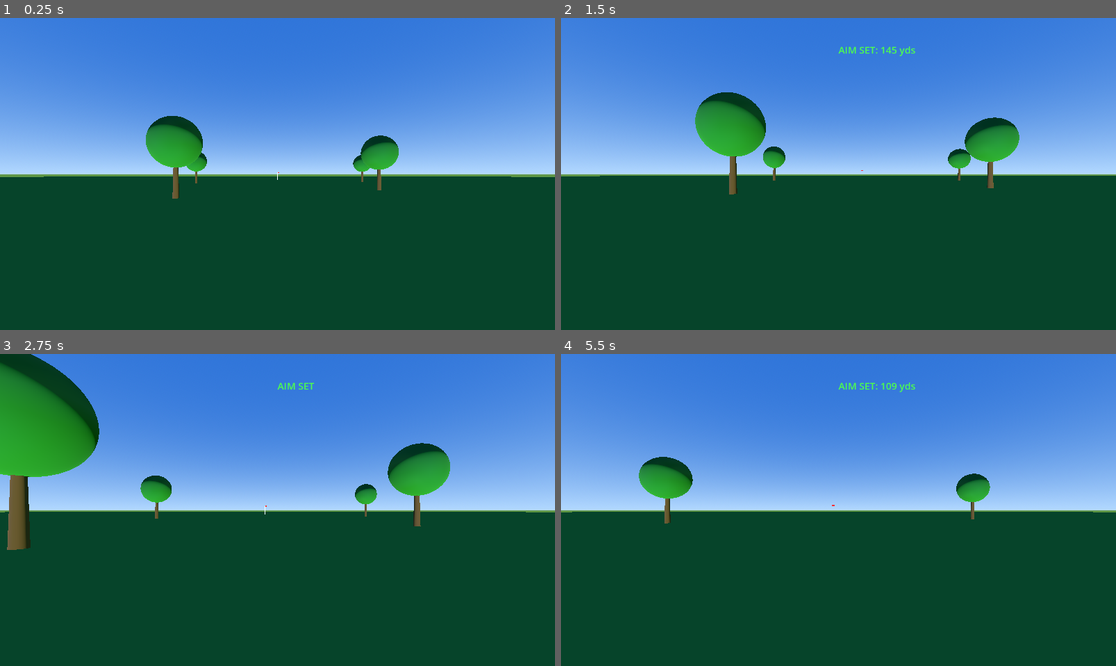
Above: before the commit, frames 1-4 (two rows, left to right).
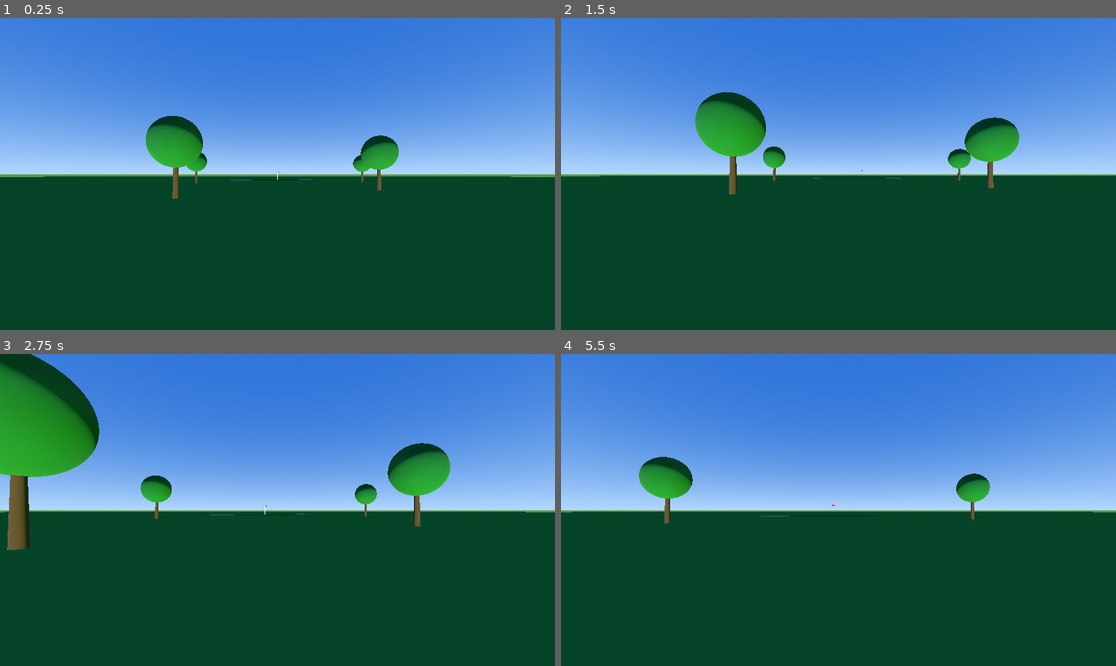
Above: after the commit, the same moments.

Repository: norsiwel/solo-golf
Game: Godot game, scene res://main.tscn
Same seed, same stepped clock (60 frames per second), same inputs: the game is played once before the commit and once after it.
Inputs (mouse positions are in pixels of both pictures, inside the frame that each line leads up to):
- Up to frame 1 (0.25 s): no input
- Up to frame 2 (1.5 s): tap Enter at 0.5 s; move the mouse to (866, 174) at 0.52 s; hold W from 0.53 s (still down); tap V at 0.6, 1.35 s; click (866, 174) at 0.67 s; move the mouse to (810, 174) at 1.27 s; click (810, 174) at 1.42 s
- Up to frame 3 (2.75 s): keep holding W; move the mouse to (288, 503) at 2.02 s; tap V at 2.1 s; click (288, 503) at 2.17 s
- Up to frame 4 (5.5 s): keep holding W; move the mouse to (832, 516) at 2.77 s; tap V every 0.75 s from 2.85 to 5.1 s; click (832, 516) at 2.92 s; move the mouse to (877, 513) at 3.52 s; click (877, 513) at 3.67 s; move the mouse to (794, 506) at 4.27 s; click (794, 506) at 4.42 s; move the mouse to (844, 510) at 5.02 s; click (844, 510) at 5.17 s

The runs differ from the first frame. In frame 1, less than 0.1% of the frame differs, in the area x 41-57%, y 51-53%; in frame 2, 0.2%; in frame 3, less than 0.1%; in frame 4, 0.2%, in the area x 36-64%, y 9-53%.

Commit message:
viewfinder working - hold V aim mouse left click lock release V

Diff:
--- a/main.tscn
+++ b/main.tscn
@@ -51,6 +51,21 @@
 
 [sub_resource type="StandardMaterial3D" id="Material_hole"]
 albedo_color = Color(0.05, 0.05, 0.05, 1)
+
+[sub_resource type="PlaneMesh" id="PlaneMesh_green"]
+size = Vector2(22, 16)
+
+[sub_resource type="StandardMaterial3D" id="Material_green"]
+albedo_color = Color(0.08, 0.42, 0.08, 1)
+
+[sub_resource type="PlaneMesh" id="PlaneMesh_bunker1"]
+size = Vector2(8, 5)
+
+[sub_resource type="PlaneMesh" id="PlaneMesh_bunker2"]
+size = Vector2(6, 5)
+
+[sub_resource type="StandardMaterial3D" id="Material_sand"]
+albedo_color = Color(0.85, 0.78, 0.5, 1)
 
 [node name="Main" type="Node3D"]
 
@@ -149,3 +164,18 @@
 transform = Transform3D(1, 0, 0, 0, 1, 0, 0, 0, 1, 0, 0.01, 0)
 mesh = SubResource("CylinderMesh_hole")
 surface_material_override/0 = SubResource("Material_hole")
+
+[node name="Green" type="MeshInstance3D" parent="."]
+transform = Transform3D(1, 0, 0, 0, 1, 0, 0, 0, 1, 0, 0.02, -80)
+mesh = SubResource("PlaneMesh_green")
+surface_material_override/0 = SubResource("Material_green")
+
+[node name="Bunker1" type="MeshInstance3D" parent="."]
+transform = Transform3D(1, 0, 0, 0, 1, 0, 0, 0, 1, -14, 0.02, -78)
+mesh = SubResource("PlaneMesh_bunker1")
+surface_material_override/0 = SubResource("Material_sand")
+
+[node name="Bunker2" type="MeshInstance3D" parent="."]
+transform = Transform3D(1, 0, 0, 0, 1, 0, 0, 0, 1, 12, 0.02, -85)
+mesh = SubResource("PlaneMesh_bunker2")
+surface_material_override/0 = SubResource("Material_sand")
--- a/player.gd
+++ b/player.gd
@@ -37,19 +37,10 @@
 	get_viewport().get_camera_3d().environment = env
 
 func _setup_hud():
-	# Main HUD canvas
 	var canvas = CanvasLayer.new()
 	canvas.name = "HUD"
 	add_child(canvas)
 
-	# Viewfinder frame (hidden by default)
-	var vf_frame = ColorRect.new()
-	vf_frame.name = "VFFrame"
-	vf_frame.color = Color(0, 0, 0, 0)
-	vf_frame.set_anchors_preset(Control.PRESET_FULL_RECT)
-	canvas.add_child(vf_frame)
-
-	# Viewfinder border box - center of screen
 	var vf_border = Panel.new()
 	vf_border.name = "VFBorder"
 	vf_border.visible = false
@@ -67,7 +58,6 @@
 	vf_border.add_theme_stylebox_override("panel", style)
 	canvas.add_child(vf_border)
 
-	# Crosshair center dot
 	var crosshair = Label.new()
 	crosshair.name = "Crosshair"
 	crosshair.text = "+"
@@ -78,7 +68,6 @@
 	crosshair.add_theme_color_override("font_color", Color(1.0, 0.9, 0.3, 1.0))
 	canvas.add_child(crosshair)
 
-	# Yardage display
 	var yardage_label = Label.new()
 	yardage_label.name = "YardageLabel"
 	yardage_label.text = "--- yds"
@@ -89,7 +78,16 @@
 	yardage_label.add_theme_color_override("font_color", Color(1.0, 1.0, 1.0, 1.0))
 	canvas.add_child(yardage_label)
 
-	# Aim locked indicator
+	var vf_hint = Label.new()
+	vf_hint.name = "VFHint"
+	vf_hint.text = "Move mouse to aim  |  Left click to lock"
+	vf_hint.visible = false
+	vf_hint.set_anchor(SIDE_LEFT, 0.5)
+	vf_hint.set_anchor(SIDE_TOP, 0.68)
+	vf_hint.add_theme_font_size_override("font_size", 14)
+	vf_hint.add_theme_color_override("font_color", Color(0.9, 0.9, 0.9, 0.8))
+	canvas.add_child(vf_hint)
+
 	var aim_label = Label.new()
 	aim_label.name = "AimLabel"
 	aim_label.text = ""
@@ -102,26 +100,31 @@
 func _input(event):
 	if event is InputEventMouseMotion:
 		if viewfinder_active:
-			# Viewfinder look - free aim, doesn't move body
+			# Mouse always moves view when viewfinder is open
 			vf_yaw -= event.relative.x * mouse_sensitivity
 			vf_pitch -= event.relative.y * mouse_sensitivity
 			vf_pitch = clamp(vf_pitch, -1.0, 0.3)
+			rotation.y = vf_yaw
 			$Camera3D.rotation.x = vf_pitch
-			rotation.y = vf_yaw
 		else:
+			# Normal walking look
 			yaw -= event.relative.x * mouse_sensitivity
 			pitch -= event.relative.y * mouse_sensitivity
 			pitch = clamp(pitch, -1.2, 1.2)
 			rotation.y = yaw
 			$Camera3D.rotation.x = pitch
 
+	if event is InputEventMouseButton:
+		if event.pressed and event.button_index == MOUSE_BUTTON_LEFT:
+			if viewfinder_active:
+				_lock_aim()
+
 	if event is InputEventKey:
 		if event.keycode == KEY_V:
-			if event.pressed:
+			if event.pressed and not viewfinder_active:
 				_open_viewfinder()
-			else:
+			elif not event.pressed and viewfinder_active:
 				_close_viewfinder()
-
 		if event.pressed:
 			if event.keycode == KEY_ESCAPE:
 				Input.set_mouse_mode(Input.MOUSE_MODE_VISIBLE)
@@ -133,26 +136,35 @@
 	$HUD/VFBorder.visible = true
 	$HUD/Crosshair.visible = true
 	$HUD/YardageLabel.visible = true
-
-func _close_viewfinder():
-	viewfinder_active = false
-	# Lock in the aim direction
+	$HUD/VFHint.visible = true
+
+func _lock_aim():
 	aim_locked = true
 	var hud_aim = $HUD/AimLabel
 	if aim_yardage > 0:
 		hud_aim.text = "AIM SET: %d yds" % int(aim_yardage)
 	else:
 		hud_aim.text = "AIM SET"
+	var style = StyleBoxFlat.new()
+	style.bg_color = Color(0, 0, 0, 0.3)
+	style.border_color = Color(0.3, 1.0, 0.3, 1.0)
+	style.border_width_left = 3
+	style.border_width_right = 3
+	style.border_width_top = 3
+	style.border_width_bottom = 3
+	$HUD/VFBorder.add_theme_stylebox_override("panel", style)
+
+func _close_viewfinder():
+	viewfinder_active = false
 	$HUD/VFBorder.visible = false
 	$HUD/Crosshair.visible = false
 	$HUD/YardageLabel.visible = false
-	# Keep yaw where viewfinder left it - that IS your aim direction
+	$HUD/VFHint.visible = false
 	yaw = vf_yaw
 	pitch = 0.0
 	$Camera3D.rotation.x = 0.0
 
 func _physics_process(delta):
-	# Yardage raycast while viewfinder is active
 	if viewfinder_active:
 		_update_yardage()
 
@@ -188,7 +200,7 @@
 	var result = space_state.intersect_ray(query)
 	if result:
 		var dist_meters = global_position.distance_to(result.position)
-		aim_yardage = dist_meters * 1.094  # meters to yards
+		aim_yardage = dist_meters * 1.094
 		aim_point = result.position
 		$HUD/YardageLabel.text = "%d yds" % int(aim_yardage)
 	else:
